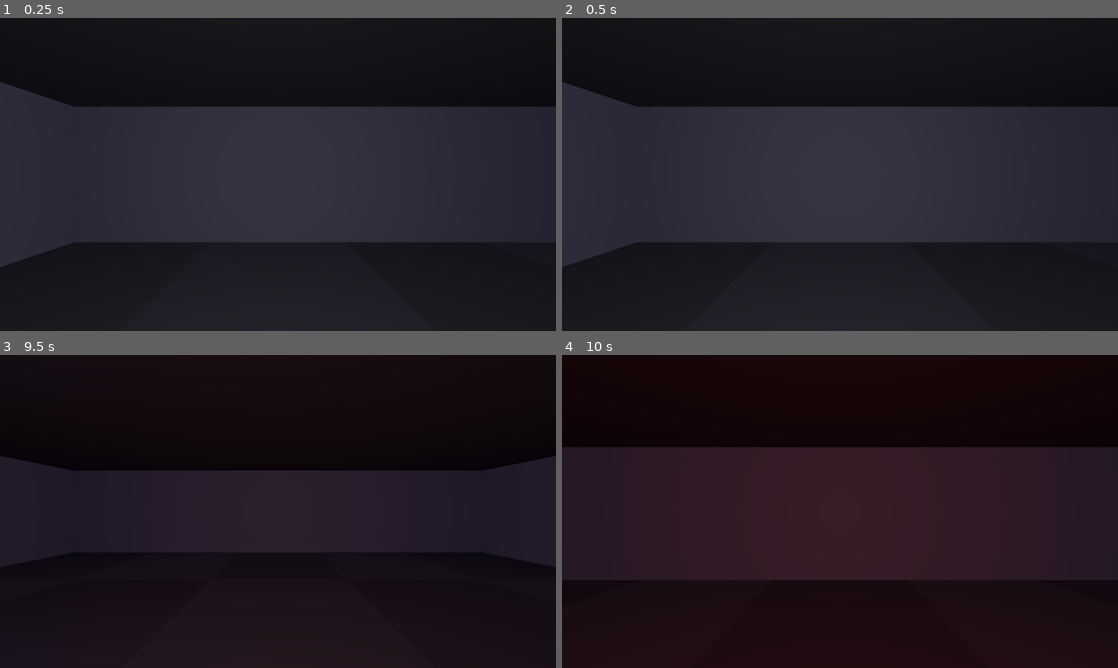
Above: before the commit, frames 1-4 (two rows, left to right).
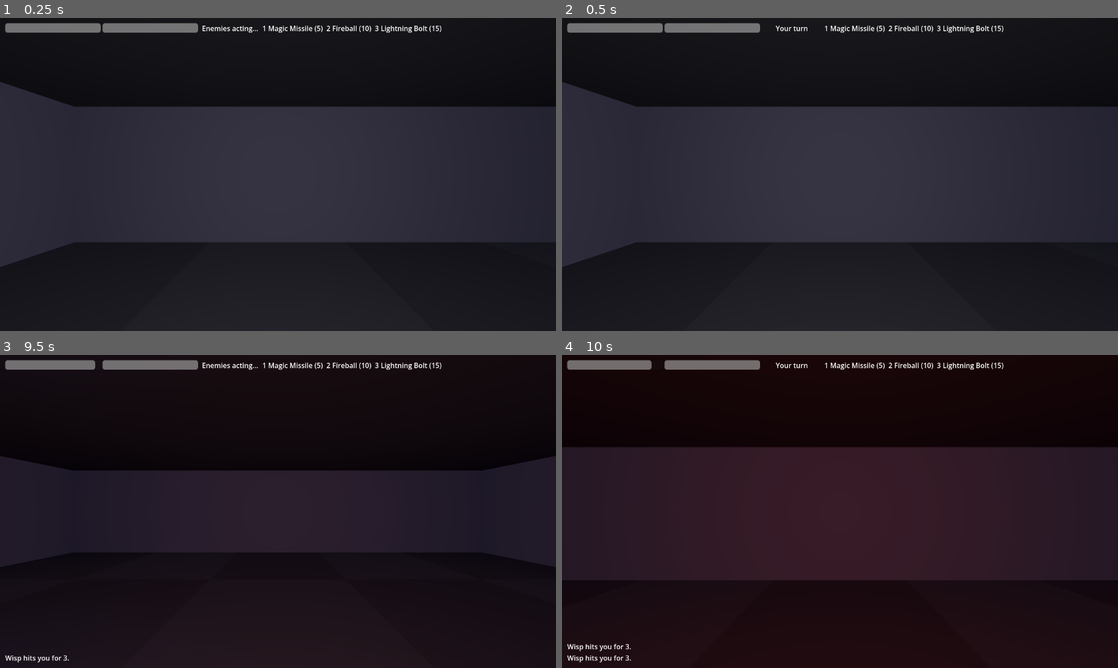
Above: after the commit, the same moments.

Repository: derekhsu/WizardTutorial
Game: Godot game, scene res://scenes/main.tscn
The game is run twice, just before and just after one commit, with the same random seed, the same clock (stepped at 60 frames per second) and the same inputs.
Inputs (mouse positions are in pixels of both pictures, inside the frame that each line leads up to):
- Up to frame 1 (0.25 s): no input
- Up to frame 2 (0.5 s): no input
- Up to frame 3 (9.5 s): tap Enter at 0.5, 2, 6.5 s; move the mouse to (400, 495) at 0.52 s; hold D (strafe_right) 0.53-1.28 s; hold 1 (spell_1) 0.53-1.28 s; click (400, 495) at 0.67 s; tap 2 (spell_2) at 0.8, 1.35, 4.55, 8.3, 8.85 s; tap Space (wait) at 1.25, 2.3, 2.85, 4.25, 6.05 s; move the mouse to (166, 527) at 1.27 s; hold S (move_back) 1.28-2.03 s; tap 3 (spell_3) at 1.55, 5.3, 5.85, 9.05 s; move the mouse to (333, 442) at 2.02 s; hold D (strafe_right) 2.03-2.78 s; hold 3 (spell_3) 2.03-2.78 s; move the mouse to (250, 574) at 2.77 s; hold W (move_forward) 2.78-3.53 s; click (250, 574) at 2.92 s; tap R at 3.05, 3.6, 6.8, 7.35 s; move the mouse to (444, 558) at 3.52 s; hold 1 (spell_1) 3.53-4.28 s; hold A (strafe_left) 3.53-5.03 s; move the mouse to (111, 464) at 4.27 s; tap 1 (spell_1) at 4.35, 7.55 s; move the mouse to (305, 511) at 5.02 s; hold S (move_back) 5.03-5.78 s; hold 2 (spell_2) 5.03-5.78 s; click (305, 511) at 5.17 s; move the mouse to (194, 433) at 5.77 s; hold D (strafe_right) 5.78-6.53 s; move the mouse to (400, 495) at 6.52 s; hold W (move_forward) 6.53-7.28 s; hold Space (wait) 6.53-7.28 s; move the mouse to (166, 527) at 7.27 s; hold D (strafe_right) 7.28-8.03 s; click (166, 527) at 7.42 s; move the mouse to (333, 442) at 8.02 s; hold S (move_back) 8.03-8.78 s; hold 1 (spell_1) 8.03-8.78 s; move the mouse to (250, 574) at 8.77 s; hold A (strafe_left) from 8.78 s (still down)
- Up to frame 4 (10 s): move the mouse to (1006, 558) at 9.52 s; release A (strafe_left) at 9.53 s; hold W (move_forward) from 9.53 s (still down); hold 3 (spell_3) from 9.53 s (still down); click (1006, 558) at 9.67 s; tap Space (wait) at 9.8 s

The runs differ from the first frame. In frame 1, 1.5% of the frame differs, in the area x 0-80%, y 1-5%; in frame 2, 1.4%; in frame 3, 1.5%; in frame 4, 1.6%, in the area x 0-80%, y 1-99%.

Commit message:
Phase 3: spell system, win/lose conditions, HUD

Diff:
--- /dev/null
+++ b/scenes/hud.tscn
@@ -0,0 +1,69 @@
+[gd_scene load_steps=2 format=3 uid="uid://b1hud000scene0"]
+
+[ext_resource type="Script" path="res://scripts/hud.gd" id="1"]
+
+[node name="HUD" type="CanvasLayer"]
+script = ExtResource("1")
+
+[node name="Margin" type="MarginContainer" parent="."]
+anchors_preset = 15
+anchor_right = 1.0
+anchor_bottom = 1.0
+offset_left = 12.0
+offset_top = 12.0
+offset_right = -12.0
+offset_bottom = -12.0
+
+[node name="VBox" type="VBoxContainer" parent="Margin"]
+
+[node name="TopRow" type="HBoxContainer" parent="Margin/VBox"]
+
+[node name="HPBar" type="ProgressBar" parent="Margin/VBox/TopRow"]
+custom_minimum_size = Vector2(220, 22)
+max_value = 50.0
+value = 50.0
+show_percentage = false
+
+[node name="ManaBar" type="ProgressBar" parent="Margin/VBox/TopRow"]
+custom_minimum_size = Vector2(220, 22)
+max_value = 30.0
+value = 30.0
+show_percentage = false
+
+[node name="Turn" type="Label" parent="Margin/VBox/TopRow"]
+custom_minimum_size = Vector2(140, 0)
+text = "Enemies acting..."
+horizontal_alignment = 1
+
+[node name="Spells" type="RichTextLabel" parent="Margin/VBox/TopRow"]
+size_flags_horizontal = 3
+bbcode_enabled = true
+fit_content = true
+scroll_active = false
+
+[node name="Log" type="Label" parent="Margin/VBox"]
+size_flags_vertical = 3
+vertical_alignment = 2
+text = ""
+
+[node name="Overlay" type="ColorRect" parent="."]
+anchors_preset = 15
+anchor_right = 1.0
+anchor_bottom = 1.0
+color = Color(0.3, 0, 0, 0.85)
+
+[node name="Center" type="VBoxContainer" parent="Overlay"]
+anchors_preset = 15
+anchor_right = 1.0
+anchor_bottom = 1.0
+alignment = 1
+
+[node name="Text" type="Label" parent="Overlay/Center"]
+theme_override_font_sizes/font_size = 64
+text = "YOU DIED"
+horizontal_alignment = 1
+
+[node name="Hint" type="Label" parent="Overlay/Center"]
+theme_override_font_sizes/font_size = 20
+text = "Press R to restart"
+horizontal_alignment = 1
--- a/scenes/main.tscn
+++ b/scenes/main.tscn
@@ -1,10 +1,11 @@
-[gd_scene load_steps=7 format=3 uid="uid://b1main00scene0"]
+[gd_scene load_steps=8 format=3 uid="uid://b1main00scene0"]
 
 [ext_resource type="Script" path="res://scripts/dungeon_data.gd" id="1"]
 [ext_resource type="Script" path="res://scripts/dungeon_builder.gd" id="2"]
 [ext_resource type="PackedScene" uid="uid://b1player0scene" path="res://scenes/player.tscn" id="3"]
 [ext_resource type="Script" path="res://scripts/turn_manager.gd" id="4"]
 [ext_resource type="Script" path="res://scripts/enemy.gd" id="5"]
+[ext_resource type="PackedScene" uid="uid://b1hud000scene0" path="res://scenes/hud.tscn" id="6"]
 
 [sub_resource type="ProceduralSkyMaterial" id="sky"]
 sky_top_color = Color(0.01, 0.01, 0.02, 1)
@@ -35,3 +36,5 @@
 
 [node name="TurnManager" type="Node" parent="."]
 script = ExtResource("4")
+
+[node name="HUD" parent="." instance=ExtResource("6")]
--- a/scenes/player.tscn
+++ b/scenes/player.tscn
@@ -1,6 +1,7 @@
-[gd_scene load_steps=2 format=3 uid="uid://b1player0scene"]
+[gd_scene load_steps=3 format=3 uid="uid://b1player0scene"]
 
 [ext_resource type="Script" path="res://scripts/player.gd" id="1"]
+[ext_resource type="Script" path="res://scripts/spell_system.gd" id="2"]
 
 [node name="Player" type="Node3D"]
 script = ExtResource("1")
@@ -13,3 +14,6 @@
 light_energy = 1.6
 omni_range = 14.0
 omni_attenuation = 0.8
+
+[node name="SpellSystem" type="Node" parent="."]
+script = ExtResource("2")
--- /dev/null
+++ b/scripts/hud.gd
@@ -0,0 +1,78 @@
+class_name HUD
+extends CanvasLayer
+
+## Minimal HUD: HP/mana bars, message log, spell list, turn indicator,
+## win/lose overlay. Listens to Player and TurnManager signals.
+
+@onready var _hp_bar: ProgressBar = $Margin/VBox/TopRow/HPBar
+@onready var _mana_bar: ProgressBar = $Margin/VBox/TopRow/ManaBar
+@onready var _log: Label = $Margin/VBox/Log
+@onready var _spells: RichTextLabel = $Margin/VBox/TopRow/Spells
+@onready var _turn: Label = $Margin/VBox/TopRow/Turn
+var _overlay: ColorRect
+var _overlay_text: Label
+var _overlay_hint: Label
+
+var _messages: Array[String] = []
+var _player: Player
+var _manager: TurnManager
+
+func _ready() -> void:
+	_overlay = get_node("Overlay")
+	_overlay_text = get_node("Overlay/Center/Text")
+	_overlay_hint = get_node("Overlay/Center/Hint")
+	_player = get_parent().get_node("Player")
+	_manager = get_parent().get_node("TurnManager")
+	_player.hp_changed.connect(_on_hp)
+	_player.mana_changed.connect(_on_mana)
+	_player.died.connect(_on_died)
+	_player.won.connect(_on_won)
+	_manager.message_logged.connect(_on_message)
+	_manager.player_turn_started.connect(func(): _turn.text = "Your turn")
+	_manager.player_turn_ended.connect(func(): _turn.text = "Enemies acting...")
+	_on_hp(_player.hp, _player.max_hp)
+	_on_mana(_player.mana, _player.max_mana)
+	_update_spells()
+	_overlay.hide()
+
+func _on_hp(hp: int, max_hp: int) -> void:
+	_hp_bar.max_value = max_hp
+	_hp_bar.value = hp
+
+func _on_mana(mana: int, max_mana: int) -> void:
+	_mana_bar.max_value = max_mana
+	_mana_bar.value = mana
+	_update_spells()
+
+func _on_message(text: String) -> void:
+	_messages.append(text)
+	if _messages.size() > 5:
+		_messages.pop_front()
+	_log.text = "\n".join(_messages)
+
+func _update_spells() -> void:
+	var parts: Array[String] = []
+	for i in SpellSystem.SPELLS.size():
+		var s: Dictionary = SpellSystem.SPELLS[i]
+		var afford: bool = _player.mana >= s["mana"]
+		var color := "white" if afford else "gray"
+		parts.append("[color=%s]%d %s (%d)[/color]" % [color, i + 1, s["name"], s["mana"]])
+	_spells.text = "  ".join(parts)
+
+func _on_died() -> void:
+	_overlay.color = Color(0.3, 0.0, 0.0, 0.85)
+	_overlay_text.text = "YOU DIED"
+	_overlay_hint.text = "Press R to restart"
+	_overlay.show()
+
+func _on_won() -> void:
+	_overlay.color = Color(0.0, 0.25, 0.1, 0.85)
+	_overlay_text.text = "YOU ESCAPED"
+	_overlay_hint.text = "Press R to restart"
+	_overlay.show()
+
+func _unhandled_input(event: InputEvent) -> void:
+	if _overlay == null:
+		return
+	if _overlay.visible and event is InputEventKey and event.pressed and event.physical_keycode == KEY_R:
+		get_tree().reload_current_scene()
--- a/scripts/player.gd
+++ b/scripts/player.gd
@@ -8,7 +8,9 @@
 
 signal action_taken(cost: int)
 signal hp_changed(hp: int, max_hp: int)
+signal mana_changed(mana: int, max_mana: int)
 signal died
+signal won
 
 const MOVE_TIME := 0.18
 const TURN_TIME := 0.15
@@ -16,6 +18,7 @@
 const ACTION_COST := 100
 
 @onready var dungeon_data: DungeonData = get_parent().get_node("DungeonData")
+@onready var spells: SpellSystem = $SpellSystem
 
 var grid_pos := Vector2i.ZERO
 var facing := Vector2i(0, -1)  # -Y = north
@@ -24,7 +27,10 @@
 var energy := 0
 var hp := 50
 var max_hp := 50
+var mana := 30
+var max_mana := 30
 var attack_power := 10
+var alive := true
 
 var _busy := false
 var _torch: OmniLight3D
@@ -41,7 +47,7 @@
 	_turn_manager = get_parent().get_node_or_null("TurnManager")
 
 func _process(_delta: float) -> void:
-	if not input_enabled or _busy:
+	if not input_enabled or _busy or not alive:
 		return
 	if Input.is_action_pressed("move_forward"):
 		move_forward()
@@ -57,6 +63,12 @@
 		turn_right()
 	elif Input.is_action_pressed("wait"):
 		wait()
+	elif Input.is_action_pressed("spell_1"):
+		cast_spell(0)
+	elif Input.is_action_pressed("spell_2"):
+		cast_spell(1)
+	elif Input.is_action_pressed("spell_3"):
+		cast_spell(2)
 
 func is_busy() -> bool:
 	return _busy
@@ -84,6 +96,13 @@
 		return
 	_busy = true
 	_finish_action(ACTION_COST)
+
+func cast_spell(index: int) -> void:
+	if _busy or not spells.can_cast(index):
+		if not spells.can_cast(index):
+			_turn_manager.log_message("Not enough mana.")
+		return
+	spells.cast(index)
 
 func _try_move_or_attack(dir: Vector2i) -> void:
 	if _busy:
@@ -132,6 +151,15 @@
 	tween.finished.connect(_on_action_done, CONNECT_ONE_SHOT)
 
 func _on_action_done() -> void:
+	# Mana regen: +1 per player action.
+	mana = mini(mana + 1, max_mana)
+	mana_changed.emit(mana, max_mana)
+	# Win check: stepping on the exit after the guardian is dead.
+	if dungeon_data.tile_at(grid_pos) == DungeonData.TileType.EXIT:
+		if _turn_manager.guardian_alive():
+			_turn_manager.log_message("The exit is sealed by the Guardian.")
+		else:
+			won.emit()
 	_finish_action(ACTION_COST)
 
 func _finish_action(cost: int) -> void:
@@ -139,10 +167,13 @@
 	action_taken.emit(cost)
 
 func take_damage(amount: int) -> void:
+	if not alive:
+		return
 	hp -= amount
 	hp_changed.emit(hp, max_hp)
 	_flash_damage()
 	if hp <= 0:
+		alive = false
 		died.emit()
 
 func _flash_damage() -> void:
--- /dev/null
+++ b/scripts/spell_system.gd
@@ -0,0 +1,83 @@
+class_name SpellSystem
+extends Node
+
+## Spell definitions and casting. Spells are the player's primary action:
+## each has an energy cost (paid to the TurnManager) and a mana cost.
+## Targeting is facing-direction raycast; fireball adds a 3x3 AoE around the
+## first enemy hit.
+
+const SPELLS := [
+	{"name": "Magic Missile", "energy": 100, "mana": 5, "damage": 15, "aoe": false, "color": Color(0.5, 0.8, 1.0)},
+	{"name": "Fireball", "energy": 200, "mana": 10, "damage": 20, "aoe": true, "color": Color(1.0, 0.5, 0.1)},
+	{"name": "Lightning Bolt", "energy": 300, "mana": 15, "damage": 35, "aoe": false, "color": Color(1.0, 1.0, 0.3)},
+]
+
+var player: Player
+var manager: TurnManager
+
+func _ready() -> void:
+	player = get_parent()
+	manager = get_parent().get_parent().get_node("TurnManager")
+
+func can_cast(index: int) -> bool:
+	return index >= 0 and index < SPELLS.size() and player.mana >= SPELLS[index]["mana"]
+
+func cast(index: int) -> void:
+	if player.is_busy() or not can_cast(index):
+		return
+	var spell: Dictionary = SPELLS[index]
+	player.mana -= spell["mana"]
+	player.mana_changed.emit(player.mana, player.max_mana)
+	player._busy = true
+	manager.log_message("You cast %s." % spell["name"])
+	await _projectile(spell)
+	player._finish_action(spell["energy"])
+
+func _projectile(spell: Dictionary) -> void:
+	# Find first enemy in facing direction.
+	var target: Enemy = null
+	var pos := player.grid_pos
+	for i in 8:
+		pos += player.facing
+		if not player.dungeon_data.is_walkable(pos):
+			break
+		var occ := manager.actor_at(pos)
+		if occ is Enemy:
+			target = occ
+			break
+	if target == null:
+		# No target: still pay the cost (wasted cast).
+		await get_tree().create_timer(0.15).timeout
+		return
+
+	# Visual: glowing sphere tweened to the target tile.
+	var orb := MeshInstance3D.new()
+	var sphere := SphereMesh.new()
+	sphere.radius = 0.18
+	sphere.height = 0.36
+	orb.mesh = sphere
+	var mat := StandardMaterial3D.new()
+	mat.albedo_color = spell["color"]
+	mat.emission_enabled = true
+	mat.emission = spell["color"]
+	mat.emission_energy_multiplier = 2.0
+	orb.material_override = mat
+	orb.position = player.position + Vector3(0, 1.4, 0)
+	get_tree().root.add_child(orb)
+
+	var target_pos := Vector3(target.grid_pos.x * Constants.TILE_SIZE, 1.0, target.grid_pos.y * Constants.TILE_SIZE)
+	var tween := create_tween().set_trans(Tween.TRANS_QUAD).set_ease(Tween.EASE_IN)
+	tween.tween_property(orb, "position", target_pos, 0.18)
+	await tween.finished
+	orb.queue_free()
+
+	# Damage.
+	if spell["aoe"]:
+		var center := target.grid_pos
+		for dx in [-1, 0, 1]:
+			for dy in [-1, 0, 1]:
+				var occ := manager.actor_at(center + Vector2i(dx, dy))
+				if occ is Enemy:
+					occ.take_damage(spell["damage"], manager)
+	else:
+		target.take_damage(spell["damage"], manager)
--- a/scripts/turn_manager.gd
+++ b/scripts/turn_manager.gd
@@ -29,8 +29,24 @@
 func _start() -> void:
 	_collect_actors()
 	player.action_taken.connect(_on_player_action)
+	player.died.connect(_on_player_died)
+	player.won.connect(_on_player_won)
 	running = true
 	_run()
+
+func guardian_alive() -> bool:
+	for a in actors:
+		if a is Enemy and a.display_name == "Guardian":
+			return true
+	return false
+
+func _on_player_died() -> void:
+	running = false
+	log_message("You died.")
+
+func _on_player_won() -> void:
+	running = false
+	log_message("You escaped the dungeon!")
 
 func _spawn_enemies() -> void:
 	for spawn in dungeon_data.enemy_spawns:
--- a/tests/diag2.gd
+++ b/tests/diag2.gd
@@ -6,6 +6,11 @@
 	for i in 5:
 		await process_frame
 	var mgr: TurnManager = main.get_node("TurnManager")
+	var hud: HUD = main.get_node("HUD")
+	print("hud=%s children=%s" % [hud, hud.get_children()])
+	print("hud._overlay=%s" % hud._overlay)
+	print("hud.get_node(Overlay)=%s" % hud.get_node_or_null("Overlay"))
+	print("hud._hp_bar=%s" % hud._hp_bar)
 	print("running=%s actors=%d" % [mgr.running, mgr.actors.size()])
 	for a in mgr.actors:
 		print("  %s energy=%d speed=%d" % [a.name, a.energy, a.speed])
--- a/tests/smoke_test.gd
+++ b/tests/smoke_test.gd
@@ -48,6 +48,33 @@
 	print("acts over 10 waits: wisp=%d slime=%d" % [wisp_acts[0], slime_acts[0]])
 	_assert(wisp_acts[0] >= 12, "wisp acted >=12 times, got %d" % wisp_acts[0])
 	_assert(slime_acts[0] >= 3 and slime_acts[0] <= 7, "slime acted 3-7 times, got %d" % slime_acts[0])
+
+	# Spell: teleport next to the wisp's current position and cast magic missile.
+	var wisp_pos := wisp.grid_pos
+	_player.teleport(wisp_pos + Vector2i(0, -1), Vector2i(0, 1))
+	var mana_before: int = _player.mana
+	await _press("spell_1")
+	_assert(_player.mana == mana_before - 5, "spell_1 costs 5 mana, got %d" % _player.mana)
+	_assert(not is_instance_valid(wisp) or wisp.hp < 15, "wisp took damage or died")
+
+	# Win condition: exit sealed while guardian alive.
+	_player.teleport(Vector2i(12, 12), Vector2i(0, -1))
+	var won := [false]
+	_player.won.connect(func(): won[0] = true)
+	await _press("move_forward")  # step onto exit (12,12)? exit is (12,12)? map row 12: "#......#...#E.#" -> E at x=12
+	_assert(not won[0], "exit sealed while guardian alive")
+
+	# Death: set hp low and let the guardian hit.
+	_player.hp = 1
+	var died := [false]
+	_player.died.connect(func(): died[0] = true)
+	# Teleport next to guardian (12,11) and wait for it to attack.
+	_player.teleport(Vector2i(11, 11), Vector2i(1, 0))
+	for i in 20:
+		await _press("wait")
+		if died[0]:
+			break
+	_assert(died[0], "player died to guardian")
 
 	if shots:
 		await _shoot(Vector2i(2, 7), Vector2i(0, -1), "shots/corridor.png")
@@ -106,6 +133,9 @@
 		"turn_left": return KEY_Q
 		"turn_right": return KEY_E
 		"wait": return KEY_SPACE
+		"spell_1": return KEY_1
+		"spell_2": return KEY_2
+		"spell_3": return KEY_3
 	return KEY_NONE
 
 func _idle() -> void:
Not shown, added: scripts/hud.gd.uid
Not shown, added: scripts/spell_system.gd.uid
Binary file changed: shots/corridor.png
Binary file changed: shots/enemy.png
Not shown, added: shots/enemy.png.import
Binary file changed: shots/exit.png
Binary file changed: shots/midroom.png
Not shown, added: tests/diag2.gd.uid
